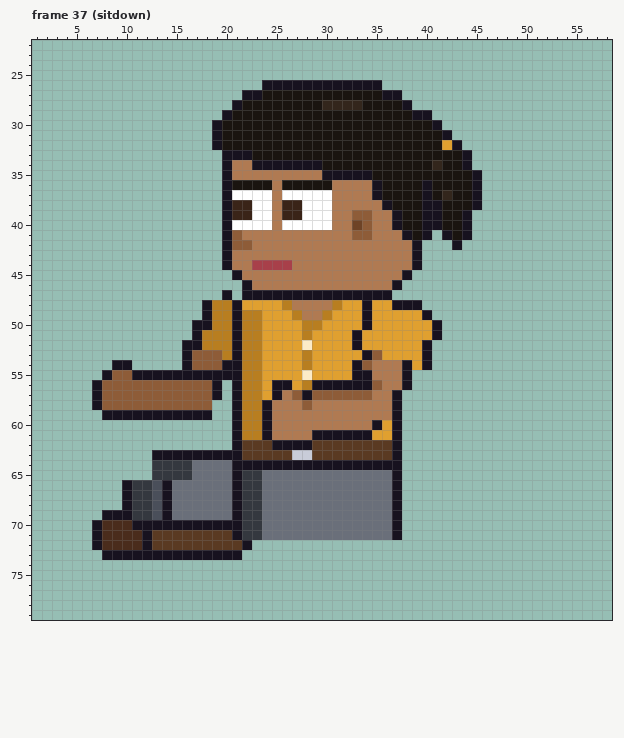
Edited in one commit: pixel-art file (sprites/clients/client_foreman_a_left_anim.aseprite). The picture above was drawn from the file before the commit.
64x80 pixels, 129 frames. Colours within 5 levels of each other are drawn and written as one. Shown: frame 37 (sitdown): x 1..58, y 22..79. The old version is drawn lined up with the new one. The commit also changed other frames, which this record leaves out.
The same view after the edit:
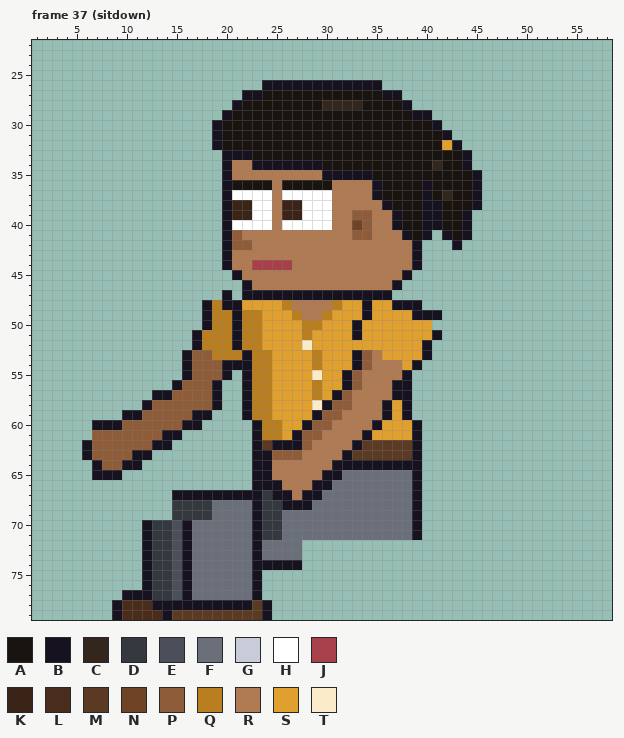
Palette (. is transparent): A #1a1410  B #17121f  C #33261c  D #34383f  E #4a4f5a  F #6a6f7a  G #c8ccd8  H #ffffff  J #a8404a  K #3a2418  L #4a2c1c  M #5a3a22  N #6e4326  P #8e5c38  Q #b87e20  R #b07a52  S #e0a030  T #fcebc8
Change:
whole drawing moved by -2,-6 (the old picture is shown already moved)
--- frame 37 (sitdown)
@@ x 4..43 @@
 47 ................B.BBBBBBBBBBBBBBB.......
-48 ..............BQQBSSSSQRRRRQSSBSSBBB....
-49 ..............BQQBQQSSSQRRQSSSBSSSSSB...
-50 .............BBQQBQQSSSSQQSSSSBSSSSSSB..
+48 ..............BQBBSSSSQRRRRQSSBSSBBB....
+49 ..............BQQBQQSSSQRRQSSSBSSSSBBB..
+50 ..............BQQBQQSSSSQQSSSBSSSSSSS...
 51 .............BQQQBQQSSSSQSSSSBSSSSSSSB..
-52 ............BBQQQBQQSSSSTSSSSBSSSSSSB...
-53 ............BPPPQBQQSSSSQSSSSSBPSSSSB...
-54 .....BB.....BPPPBBQQSSSSQSSSSBPRRRBSB...
-55 ....BPPBBBBBBBBBBBQQSSSSTSSSSBBRRRB.....
-56 ...BPPPPPPPPPPPB.BQQSBBSQBBBBBBPRRB.....
-57 ...BPPPPPPPPPPPB.BQQSBRPBPPPPPPRRB......
-58 ...BPPPPPPPPPPP..BQQBRRRPRRRRRRRRB......
-59 ....BBBBBBBBBBB..BQQBRRRRRRRRRRRRB......
-60 .................BQQBRRRRRRRRRRBSB......
-61 .................BQQBRRRRBBBBBBSSB......
-62 .................BMMMBBBBMMMMMMMMB......
-63 .........BBBBBBBBBMMMMMGGMMMMMMMMB......
-64 .........DDDDFFFFBBBBBBBBBBBBBBBBB......
-65 .........DDDDFFFFBDDFFFFFFFFFFFFFB......
-66 ......BDDEBFFFFFFBDDFFFFFFFFFFFFFB......
-67 ......BDDEBFFFFFFBDDFFFFFFFFFFFFFB......
-68 ......BDDEBFFFFFFBDDFFFFFFFFFFFFFB......
-69 ....BBBDDEBFFFFFFBDDFFFFFFFFFFFFFB......
-70 ...BLLLBBBBBBBBBBBDDFFFFFFFFFFFFFB......
-71 ...BLLLLBMMMMMMMMBDDFFFFFFFFFFFFFB......
-72 ...BLLLLBMMMMMMMMMB.....................
-73 ....BBBBBBBBBBBBBB......................
-74 ........................................
-75 ........................................
-76 ........................................
-77 ........................................
-78 ........................................
-79 ........................................
+52 .............BQQQBQQSSSSTSSSSSSSSSSSB...
+53 ............BPPQQQBQQSSSSQSSSBPRSSSSB...
+54 ............BPPPBBBQQSSSSQSSSBPRRRSB....
+55 ............BPPPB.BQQSSSSTSSBPRRRRB.....
+56 ...........BPPPB..BQQSSSSQSSBPRRRBB.....
+57 .........BBPPPPB..BQQSSSSQSBPRRRRBB.....
+58 ........BPPPPPPB..BQQSSSSTBPPRRRBSB.....
+59 ......BBPPPPPBB...BQQSSSSBPPRRRRBSB.....
+60 ...BBBPPPPPPBB.....BQQSSBPPRRRRBSSSB....
+61 ...PPPPPPPBB.......BQQSBPPRRRRBSSSSB....
+62 ..BPPPPPPBB........BMBBBPRRRRBMMMMMB....
+63 ..BPPPPBB..........BBPPPRRRRBMMMMMMB....
+64 ...BPPBB...........BBRRRRRRBBBBBBBBB....
+65 ...BBB.............BBRRRRRBBFFFFFFFB....
+66 ...................BBBRRRBBFFFFFFFFB....
+67 ...........BBBBBBBBBDBBRBBFFFFFFFFFB....
+68 ...........DDDDFFFFBDDBBBFFFFFFFFFFB....
+69 ...........DDDDFFFFBDDFFFFFFFFFFFFFB....
+70 ........BDDEBFFFFFFBDDFFFFFFFFFFFFFB....
+71 ........BDDEBFFFFFFBDDFFFFFFFFFFFFFB....
+72 ........BDDEBFFFFFFBFFFF................
+73 ........BDDEBFFFFFFBFFFF................
+74 ........BDDEBFFFFFFBBBBB................
+75 ........BDDEBFFFFFFB....................
+76 ........BDDEBFFFFFFB....................
+77 ......BBBDDEBFFFFFFB....................
+78 .....BLLLBBBBBBBBBBMB...................
+79 .....BLLLLBMMMMMMMMMB...................
Changed places in both pictures, as pixel boxes (x1, y1, x2, y2):
changed: (82, 300, 442, 620)
